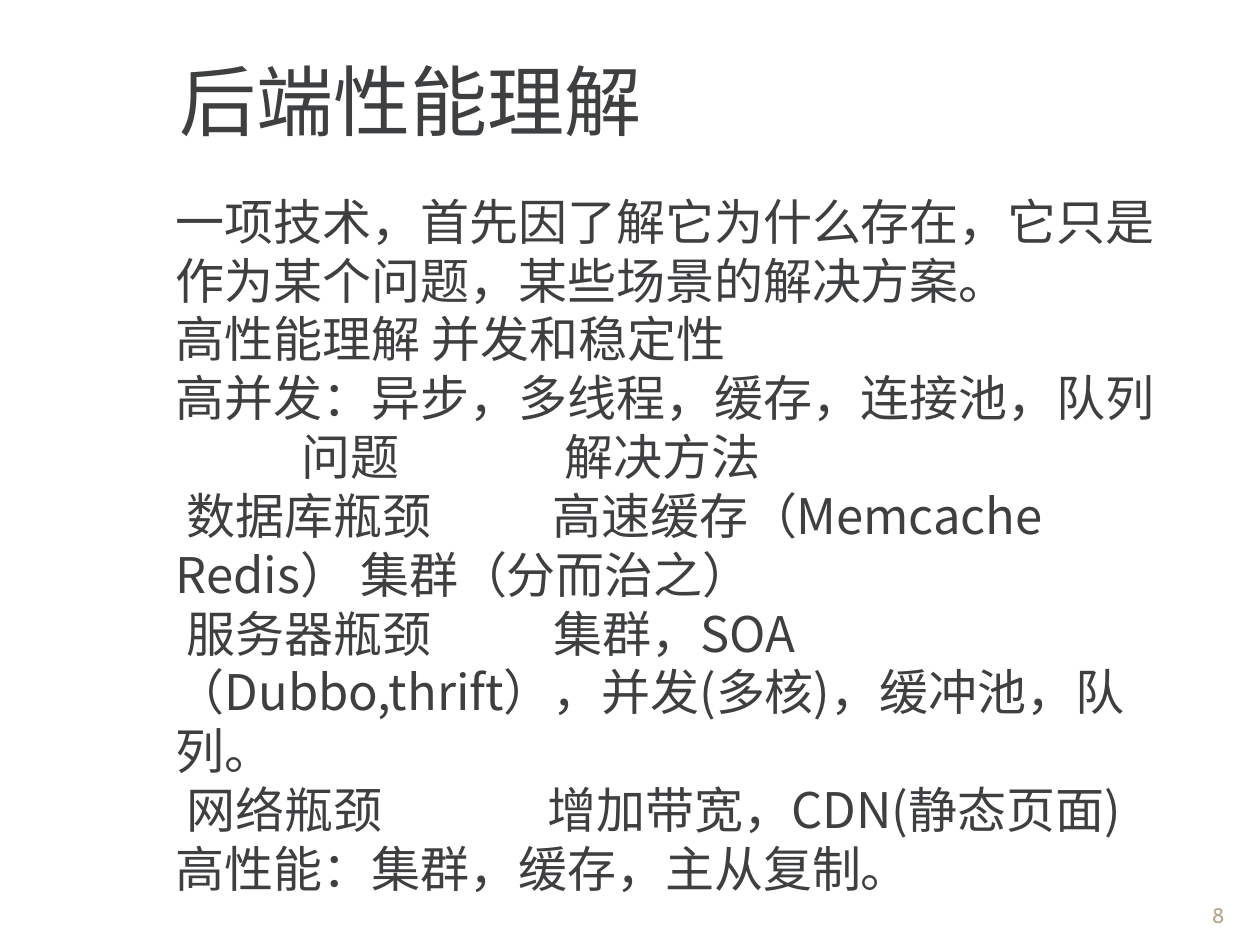
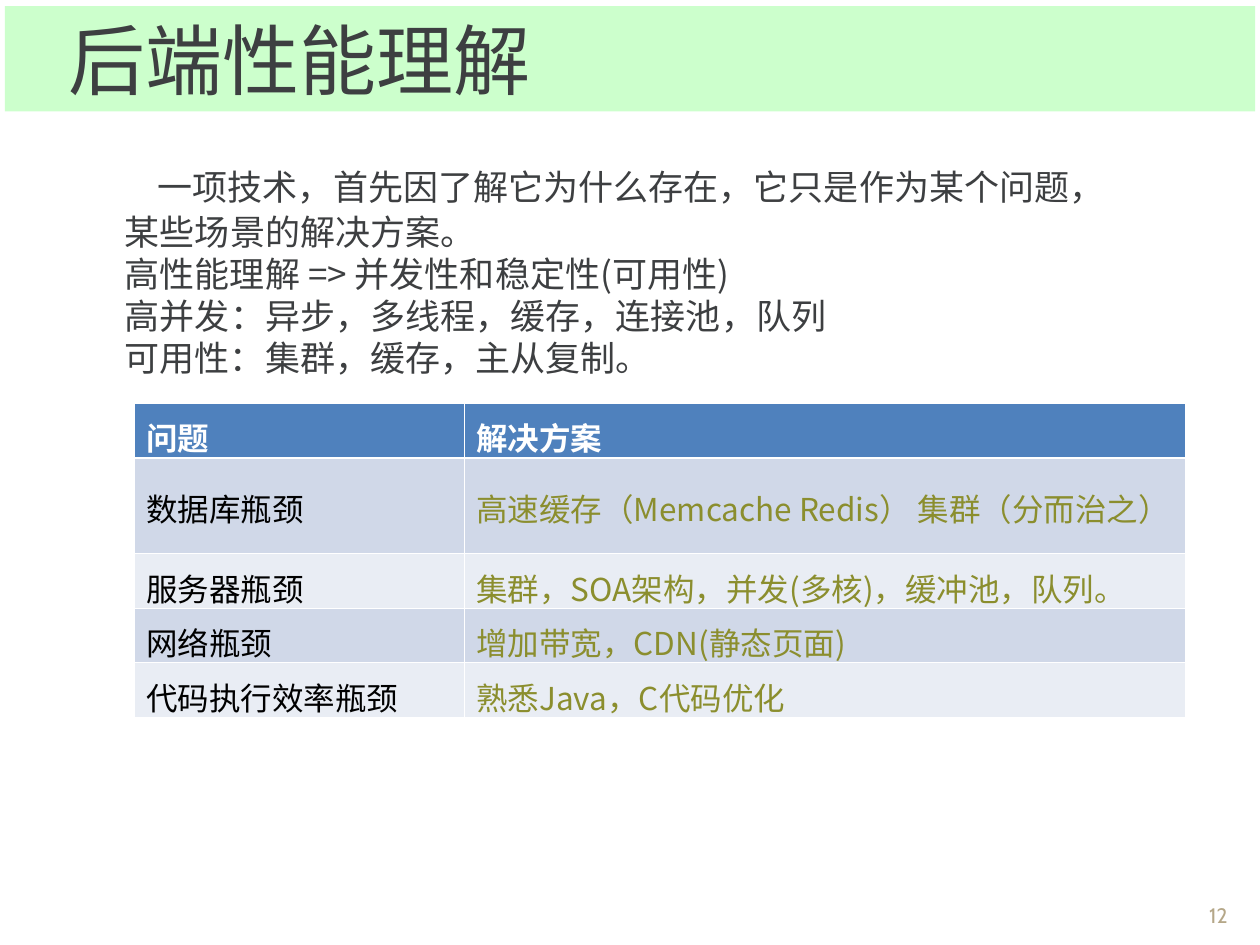
Before and after one commit to Spectrumleeee/Works, a slide deck: slide 12 of document/转正答辩_云平台部_黎光谱.ppt (slide 8 before the commit). Drawn at 1260x945 pixels with LibreOffice and Linux fonts; fonts in the diff are those of the drawing; background and template pictures are left out. Boxes give left, top, right and bottom in pixels: in the first picture for what was removed or moved away, otherwise in the second. Text is boxed around its words. In the diff, an @@ line names an element or a change of style, - is before the commit and + after.

```diff
--- a/document/转正答辩_云平台部_黎光谱.ppt
+++ b/document/转正答辩_云平台部_黎光谱.ppt
@@ rectangle "后端性能理解": place and size @@
-rectangle "后端性能理解" at <box>180,65,642,137</box>
+rectangle "后端性能理解" at <box>5,6,1255,112</box>
@@ rectangle "后端性能理解" at <box>5,6,1255,112</box>: fill none to #CCFFCC @@
@@ text "一项技术，首先因了解它为什么存在，它只是作为某个问题，某些场景的解决方案。": place and size @@
-text "一项技术，首先因了解它为什么存在，它只是作为某个问题，某些场景的解决方案。" at <box>176,198,1155,838</box>
+text "一项技术，首先因了解它为什么存在，它只是作为某个问题，某些场景的解决方案。" at <box>125,170,1105,375</box>
@@ text at <box>125,170,1105,333</box>: size 28 to 20 pt in "一项技术，首先因了解它为什么存在，它只是作为某个问题，某些场景的解决方案。", "高并发：异步，多线程，缓存，连接池，队列" @@
@@ text at <box>125,257,729,294</box>: text changed; size 28 to 20 pt @@
-高性能理解 并发和稳定性
+高性能理解 => 并发性和稳定性(可用性)
@@ text at <box>125,341,651,375</box>: text changed; size 28 to 20 pt @@
-问题 解决方法
-数据库瓶颈 高速缓存（Memcache Redis） 集群（分而治之）
-服务器瓶颈 集群，SOA（Dubbo,thrift），并发(多核)，缓冲池，队列。
-网络瓶颈 增加带宽，CDN(静态页面)
-高性能：集群，缓存，主从复制。
+可用性：集群，缓存，主从复制。
@@ table added at <box>134,403,1186,722</box>, 5 rows, 2 columns @@
+问题 | 解决方案
+数据库瓶颈 | 高速缓存（Memcache Redis） 集群（分而治之）
+服务器瓶颈 | 集群，SOA架构，并发(多核)，缓冲池，队列。
+网络瓶颈 | 增加带宽，CDN(静态页面)
+代码执行效率瓶颈 | 熟悉Java，C代码优化
@@ page number at <box>1209,908,1227,923</box>: text changed @@
-8
+12
```
Also in this commit, not shown: 9 other slides changed, 2 slides added, 1 slide removed, 2 other files.
